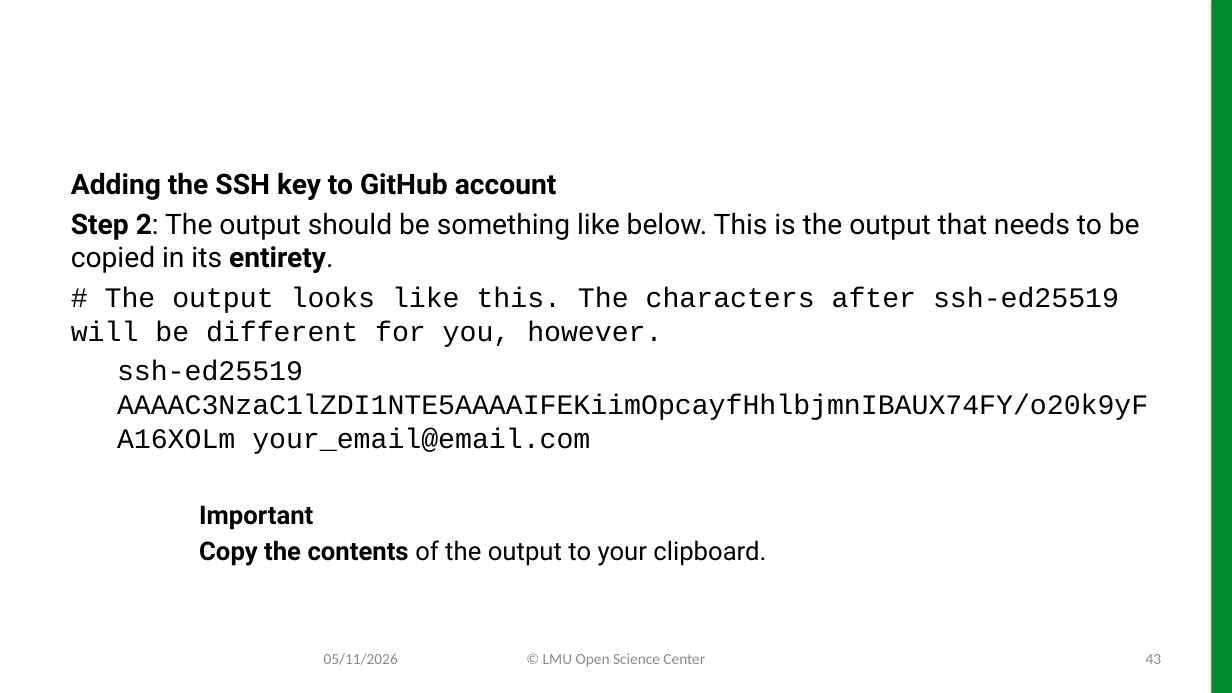
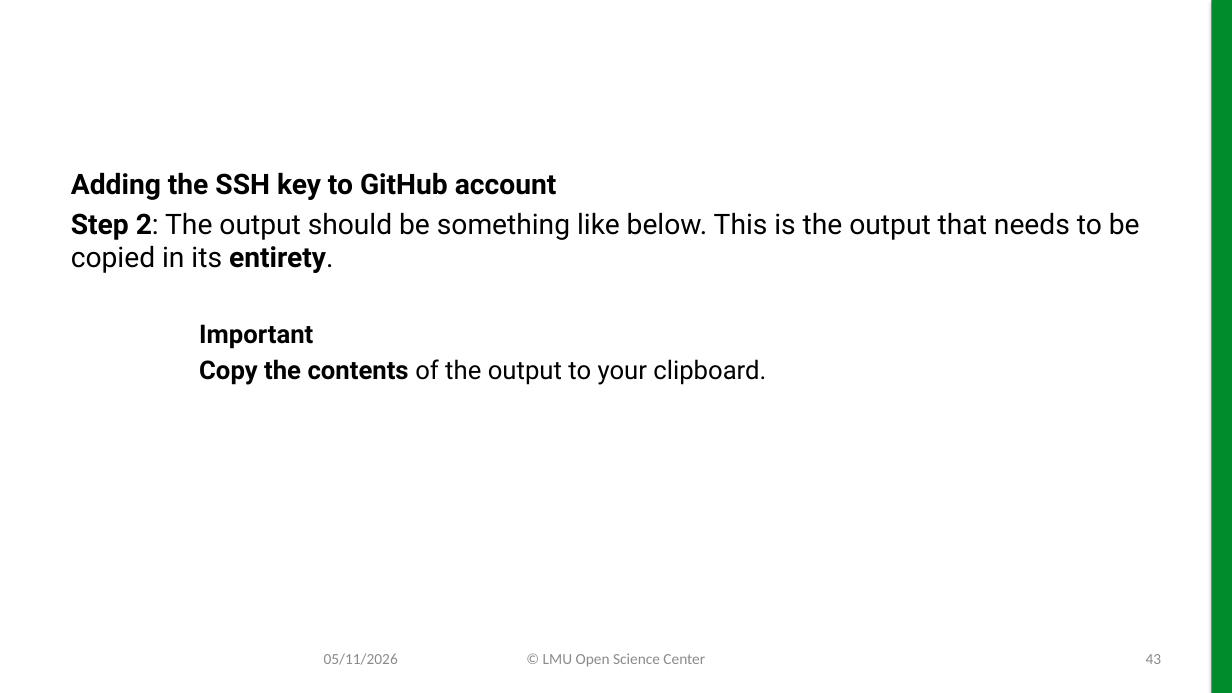
Before and after one commit to lmu-osc/slides-git, a slide deck: slide 43 of slides-git.pptx. Drawn at 1232x693 pixels with LibreOffice and Linux fonts; fonts in the diff are those of the drawing; background and template pictures are left out. Boxes give left, top, right and bottom in pixels: in the first picture for what was removed or moved away, otherwise in the second. Text is boxed around its words. In the diff, an @@ line names an element or a change of style, - is before the commit and + after.

```diff
--- a/slides-git.pptx
+++ b/slides-git.pptx
@@ text at [71,287,1148,454]: paragraph removed @@
-# The output looks like this. The characters after ssh-ed25519 will be different for you, however.
-ssh-ed25519 AAAAC3NzaC1lZDI1NTE5AAAAIFEKiimOpcayfHhlbjmnIBAUX74FY/o20k9yFA16XOLm your_email@email.com
```
Also in this commit, not shown: 2 other slides changed, 9 other files.
